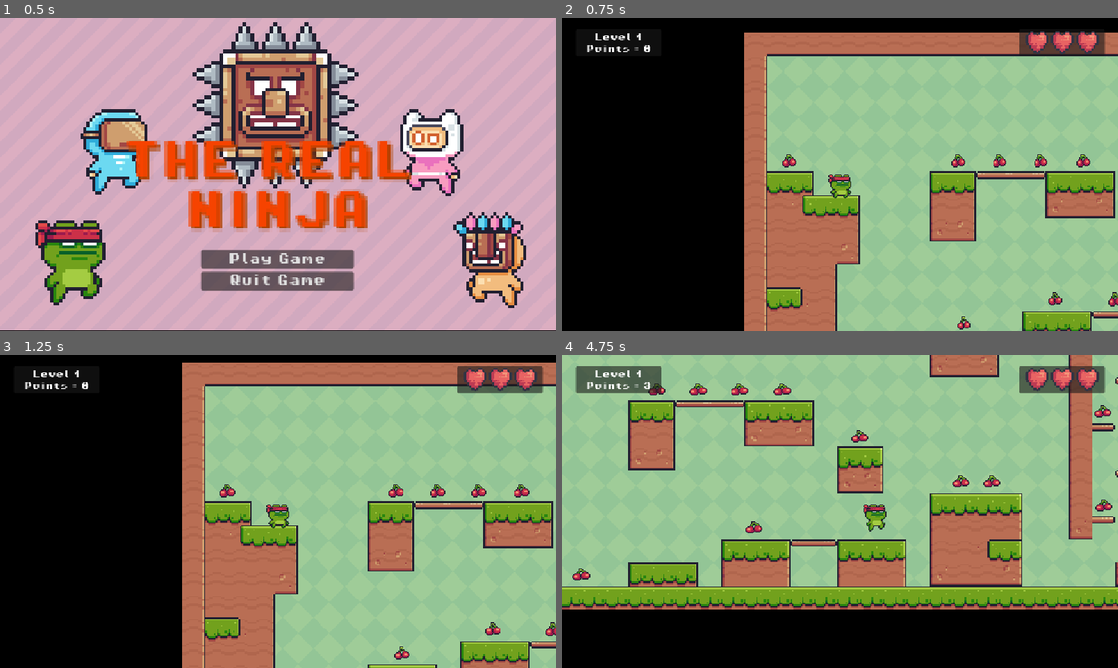
Above: before the commit, frames 1-4 (two rows, left to right).
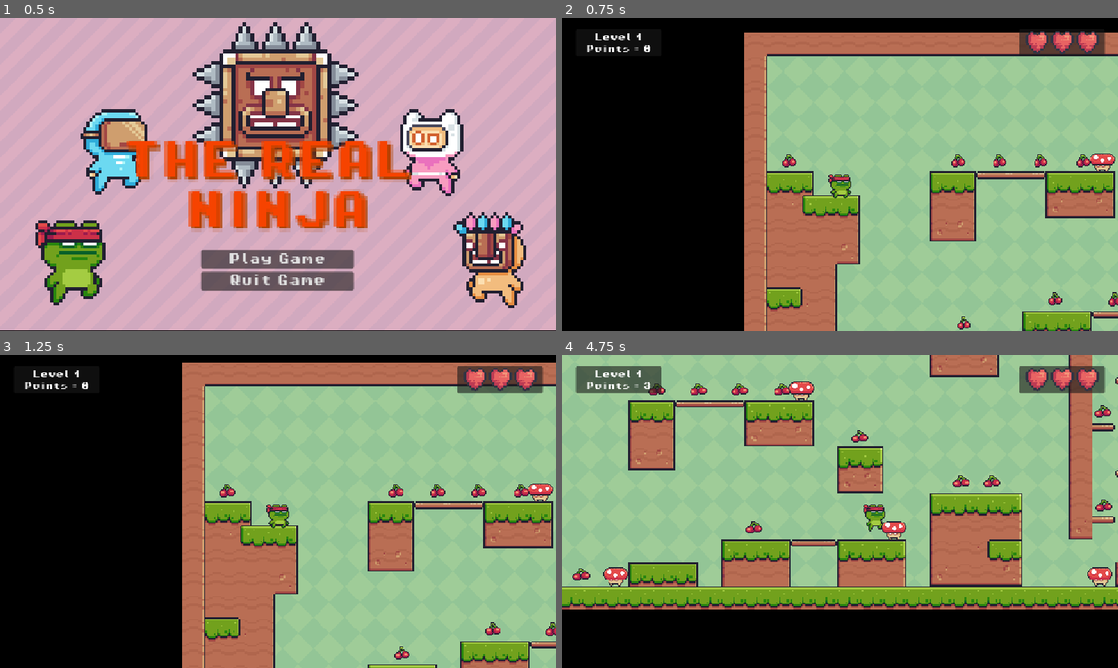
Above: after the commit, the same moments.

Repository: ardiantohendy/godot-the-real-ninja
Game: Godot game, scene res://scenes/main_menu.tscn
Same seed, same stepped clock (60 frames per second), same inputs: the game is played once before the commit and once after it.
Inputs:
- Up to frame 1 (0.5 s): no input
- Up to frame 2 (0.75 s): click "Play Game" at 0.5 s
- Up to frame 3 (1.25 s): no input
- Up to frame 4 (4.75 s): hold Right (right) 1.28-2.78 s; tap Up (jump) at 1.52, 2.27, 3.77, 4.52 s; hold Left (left) 2.78-3.53 s; hold Right (right) from 3.53 s (still down)

Frame 1 is identical in both runs. In frame 2, 0.2% of the frame differs, in the area x 95-100%, y 43-49%; in frame 3, 0.2%; in frame 4, 1.1%, in the area x 5-99%, y 0-81%.

Commit message:
wokring on enemy

Diff:
--- a/scenes/Level1.tscn
+++ b/scenes/Level1.tscn
@@ -7,6 +7,7 @@
 [ext_resource type="Script" uid="uid://ltd3pie3r6t6" path="res://scripts/game_manager.gd" id="5_tbgi4"]
 [ext_resource type="PackedScene" uid="uid://brm30nfn6yog7" path="res://scenes/Level2.tscn" id="6_ecr63"]
 [ext_resource type="PackedScene" uid="uid://ba8t5vcglw4vc" path="res://scenes/trophy.tscn" id="6_tefeu"]
+[ext_resource type="PackedScene" uid="uid://c8d17gls54d7e" path="res://scenes/mooshroom.tscn" id="7_kbo48"]
 [ext_resource type="FontFile" uid="uid://baw3wsso6ynu4" path="res://assets/fonts/PixelOperator8-Bold.ttf" id="7_o6xl0"]
 [ext_resource type="Texture2D" uid="uid://dqv5wj8s0yx7t" path="res://assets/heart/1.png" id="9_n34uq"]
 
@@ -340,6 +341,38 @@
 position = Vector2(709, -122)
 target_level = ExtResource("6_ecr63")
 
+[node name="Mooshrooms" type="Node" parent="SceneObjects"]
+
+[node name="Mooshroom" parent="SceneObjects/Mooshrooms" instance=ExtResource("7_kbo48")]
+position = Vector2(694, 207)
+
+[node name="Mooshroom2" parent="SceneObjects/Mooshrooms" instance=ExtResource("7_kbo48")]
+position = Vector2(886, 494)
+
+[node name="Mooshroom3" parent="SceneObjects/Mooshrooms" instance=ExtResource("7_kbo48")]
+position = Vector2(309, 590)
+
+[node name="Mooshroom4" parent="SceneObjects/Mooshrooms" instance=ExtResource("7_kbo48")]
+position = Vector2(1313, 588)
+
+[node name="Mooshroom5" parent="SceneObjects/Mooshrooms" instance=ExtResource("7_kbo48")]
+position = Vector2(1890, 589)
+
+[node name="Mooshroom6" parent="SceneObjects/Mooshrooms" instance=ExtResource("7_kbo48")]
+position = Vector2(1701, 58)
+
+[node name="Mooshroom7" parent="SceneObjects/Mooshrooms" instance=ExtResource("7_kbo48")]
+position = Vector2(2806, 109)
+
+[node name="Mooshroom8" parent="SceneObjects/Mooshrooms" instance=ExtResource("7_kbo48")]
+position = Vector2(2801, 588)
+
+[node name="Mooshroom9" parent="SceneObjects/Mooshrooms" instance=ExtResource("7_kbo48")]
+position = Vector2(3620, 588)
+
+[node name="Mooshroom10" parent="SceneObjects/Mooshrooms" instance=ExtResource("7_kbo48")]
+position = Vector2(2613, 396)
+
 [node name="GameManager" type="Node" parent="."]
 script = ExtResource("5_tbgi4")
 
--- /dev/null
+++ b/scenes/mooshroom.tscn
@@ -0,0 +1,126 @@
+[gd_scene load_steps=18 format=3 uid="uid://c8d17gls54d7e"]
+
+[ext_resource type="Texture2D" uid="uid://7e1p5q1nwqlr" path="res://assets/Enemies/Mushroom/Idle (32x32).png" id="1_w04hc"]
+
+[sub_resource type="AtlasTexture" id="AtlasTexture_4dyl1"]
+atlas = ExtResource("1_w04hc")
+region = Rect2(0, 0, 32, 32)
+
+[sub_resource type="AtlasTexture" id="AtlasTexture_jxjwb"]
+atlas = ExtResource("1_w04hc")
+region = Rect2(32, 0, 32, 32)
+
+[sub_resource type="AtlasTexture" id="AtlasTexture_2meft"]
+atlas = ExtResource("1_w04hc")
+region = Rect2(64, 0, 32, 32)
+
+[sub_resource type="AtlasTexture" id="AtlasTexture_0xqs2"]
+atlas = ExtResource("1_w04hc")
+region = Rect2(96, 0, 32, 32)
+
+[sub_resource type="AtlasTexture" id="AtlasTexture_ipmer"]
+atlas = ExtResource("1_w04hc")
+region = Rect2(128, 0, 32, 32)
+
+[sub_resource type="AtlasTexture" id="AtlasTexture_av1gt"]
+atlas = ExtResource("1_w04hc")
+region = Rect2(160, 0, 32, 32)
+
+[sub_resource type="AtlasTexture" id="AtlasTexture_r7dij"]
+atlas = ExtResource("1_w04hc")
+region = Rect2(192, 0, 32, 32)
+
+[sub_resource type="AtlasTexture" id="AtlasTexture_2ouud"]
+atlas = ExtResource("1_w04hc")
+region = Rect2(224, 0, 32, 32)
+
+[sub_resource type="AtlasTexture" id="AtlasTexture_i2gr7"]
+atlas = ExtResource("1_w04hc")
+region = Rect2(256, 0, 32, 32)
+
+[sub_resource type="AtlasTexture" id="AtlasTexture_t46sy"]
+atlas = ExtResource("1_w04hc")
+region = Rect2(288, 0, 32, 32)
+
+[sub_resource type="AtlasTexture" id="AtlasTexture_thv4y"]
+atlas = ExtResource("1_w04hc")
+region = Rect2(320, 0, 32, 32)
+
+[sub_resource type="AtlasTexture" id="AtlasTexture_u4kti"]
+atlas = ExtResource("1_w04hc")
+region = Rect2(352, 0, 32, 32)
+
+[sub_resource type="AtlasTexture" id="AtlasTexture_0ybwg"]
+atlas = ExtResource("1_w04hc")
+region = Rect2(384, 0, 32, 32)
+
+[sub_resource type="AtlasTexture" id="AtlasTexture_xgw5r"]
+atlas = ExtResource("1_w04hc")
+region = Rect2(416, 0, 32, 32)
+
+[sub_resource type="SpriteFrames" id="SpriteFrames_ntbnh"]
+animations = [{
+"frames": [{
+"duration": 1.0,
+"texture": SubResource("AtlasTexture_4dyl1")
+}, {
+"duration": 1.0,
+"texture": SubResource("AtlasTexture_jxjwb")
+}, {
+"duration": 1.0,
+"texture": SubResource("AtlasTexture_2meft")
+}, {
+"duration": 1.0,
+"texture": SubResource("AtlasTexture_0xqs2")
+}, {
+"duration": 1.0,
+"texture": SubResource("AtlasTexture_ipmer")
+}, {
+"duration": 1.0,
+"texture": SubResource("AtlasTexture_av1gt")
+}, {
+"duration": 1.0,
+"texture": SubResource("AtlasTexture_r7dij")
+}, {
+"duration": 1.0,
+"texture": SubResource("AtlasTexture_2ouud")
+}, {
+"duration": 1.0,
+"texture": SubResource("AtlasTexture_i2gr7")
+}, {
+"duration": 1.0,
+"texture": SubResource("AtlasTexture_t46sy")
+}, {
+"duration": 1.0,
+"texture": SubResource("AtlasTexture_thv4y")
+}, {
+"duration": 1.0,
+"texture": SubResource("AtlasTexture_u4kti")
+}, {
+"duration": 1.0,
+"texture": SubResource("AtlasTexture_0ybwg")
+}, {
+"duration": 1.0,
+"texture": SubResource("AtlasTexture_xgw5r")
+}],
+"loop": true,
+"name": &"idle",
+"speed": 20.0
+}]
+
+[sub_resource type="RectangleShape2D" id="RectangleShape2D_gumju"]
+size = Vector2(52, 38)
+
+[node name="Mooshroom" type="RigidBody2D"]
+
+[node name="AnimatedSprite2D" type="AnimatedSprite2D" parent="."]
+texture_filter = 1
+scale = Vector2(2, 2)
+sprite_frames = SubResource("SpriteFrames_ntbnh")
+animation = &"idle"
+autoplay = "idle"
+frame_progress = 0.809036
+
+[node name="CollisionShape2D" type="CollisionShape2D" parent="."]
+position = Vector2(0, 12)
+shape = SubResource("RectangleShape2D_gumju")
Binary file added: assets/Enemies/AngryPig/Hit 1 (36x30).png
Not shown, added: assets/Enemies/AngryPig/Hit 1 (36x30).png.import
Binary file added: assets/Enemies/AngryPig/Hit 2 (36x30).png
Not shown, added: assets/Enemies/AngryPig/Hit 2 (36x30).png.import
Binary file added: assets/Enemies/AngryPig/Idle (36x30).png
Not shown, added: assets/Enemies/AngryPig/Idle (36x30).png.import
Binary file added: assets/Enemies/AngryPig/Run (36x30).png
Not shown, added: assets/Enemies/AngryPig/Run (36x30).png.import
Binary file added: assets/Enemies/AngryPig/Walk (36x30).png
Not shown, added: assets/Enemies/AngryPig/Walk (36x30).png.import
Binary file added: assets/Enemies/Bat/Ceiling In (46x30).png
Not shown, added: assets/Enemies/Bat/Ceiling In (46x30).png.import
(and 183 more such lines)
